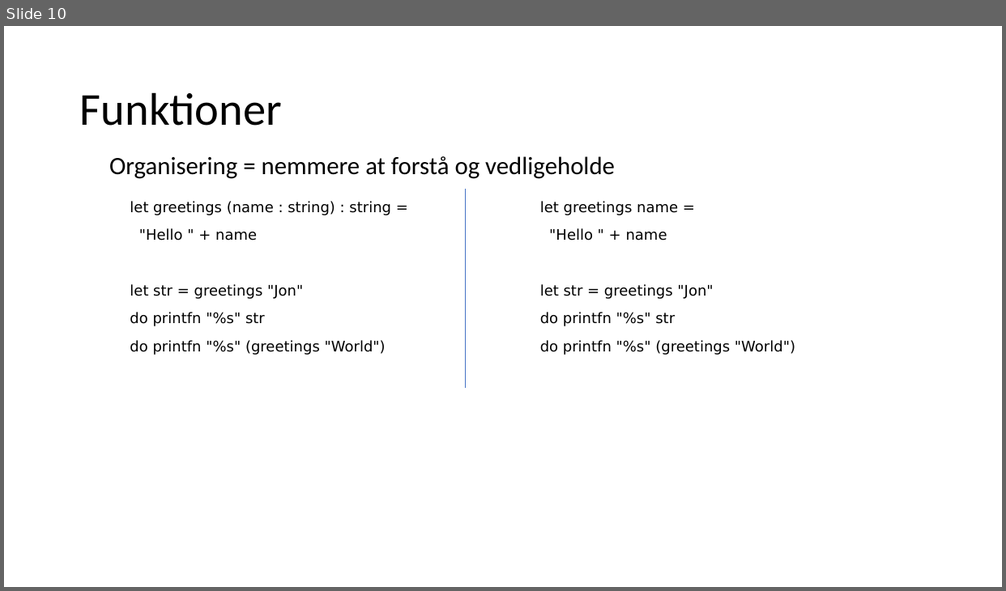
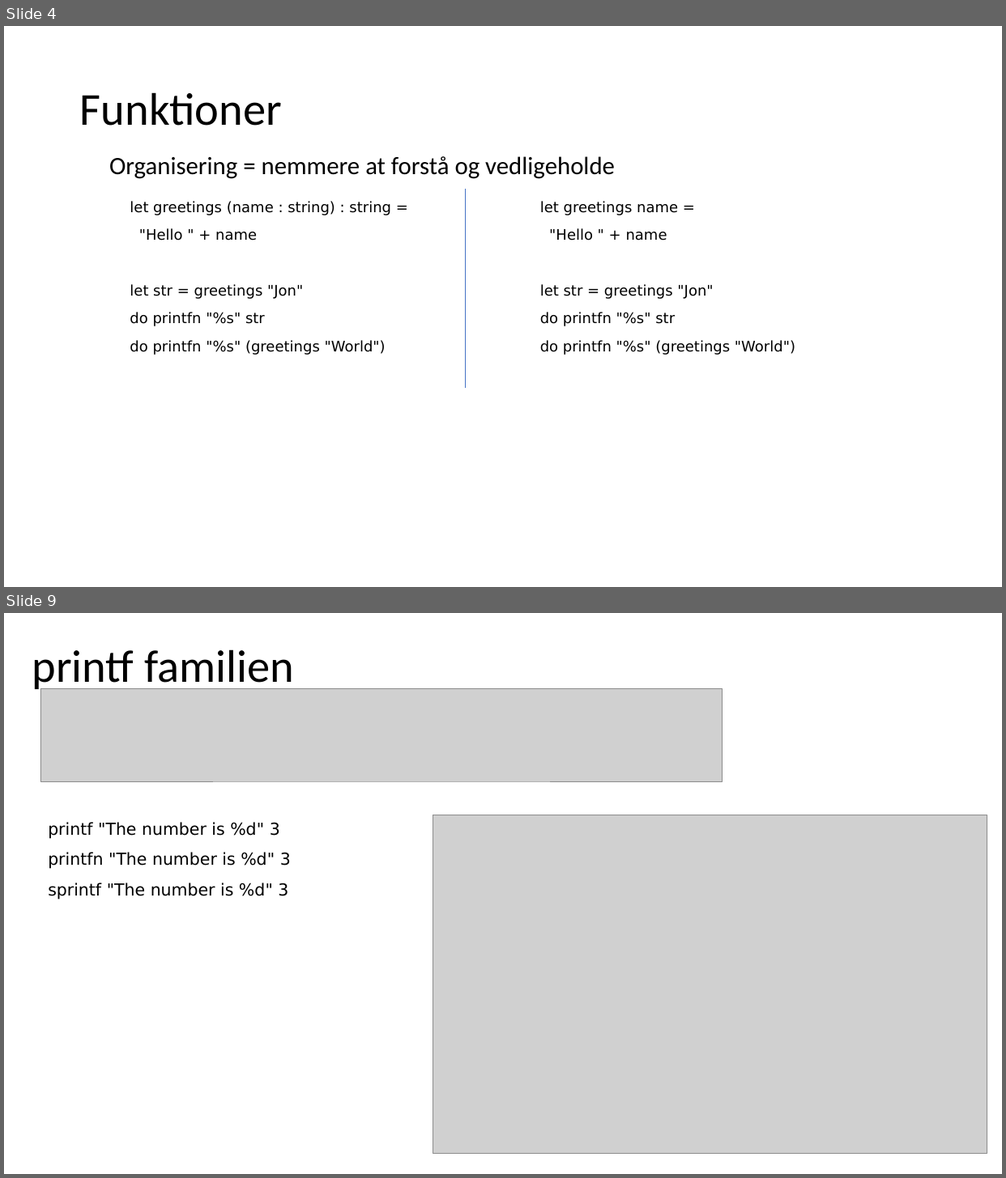
Before and after one commit to fisterloegsovs/pop22, a slide deck: lectures/3.2FunctionsNPrintf/lecture.pptx. Shown one above the other, each under a label of ours: slide 10 before the commit, slides 4 and 9 after it; the slides between them are not shown. The pictures are 1006x591 and 1006x1178 pixels, drawn with LibreOffice and Linux fonts; fonts in the diff are those of the drawing; grey boxes stand for pictures. Boxes give left, top, right and bottom in pixels: in the first picture for what was removed or moved away, otherwise in the second. Text is boxed around its words. In the diff, an @@ line names an element or a change of style, - is before the commit and + after.

```diff
--- a/lectures/3.2FunctionsNPrintf/lecture.pptx
+++ b/lectures/3.2FunctionsNPrintf/lecture.pptx
@@ slide 9 added at bbox=[4, 613, 1002, 1174], background #FFFFFF @@
@@ title added at bbox=[32, 649, 294, 693], 44 pt, text #000000 @@
+printf familien
@@ picture added at bbox=[40, 689, 722, 782] @@
@@ text added at bbox=[48, 822, 291, 900], 16 pt, text #000000 @@
+printf "The number is %d" 3
+printfn "The number is %d" 3
+sprintf "The number is %d" 3
@@ picture added at bbox=[433, 815, 987, 1153] @@
@@ what was slide 10 is now slide 4 @@
```
Also in this commit, not shown: 2 slides changed, 5 other slides added, 6 slides removed, 3 other files.
